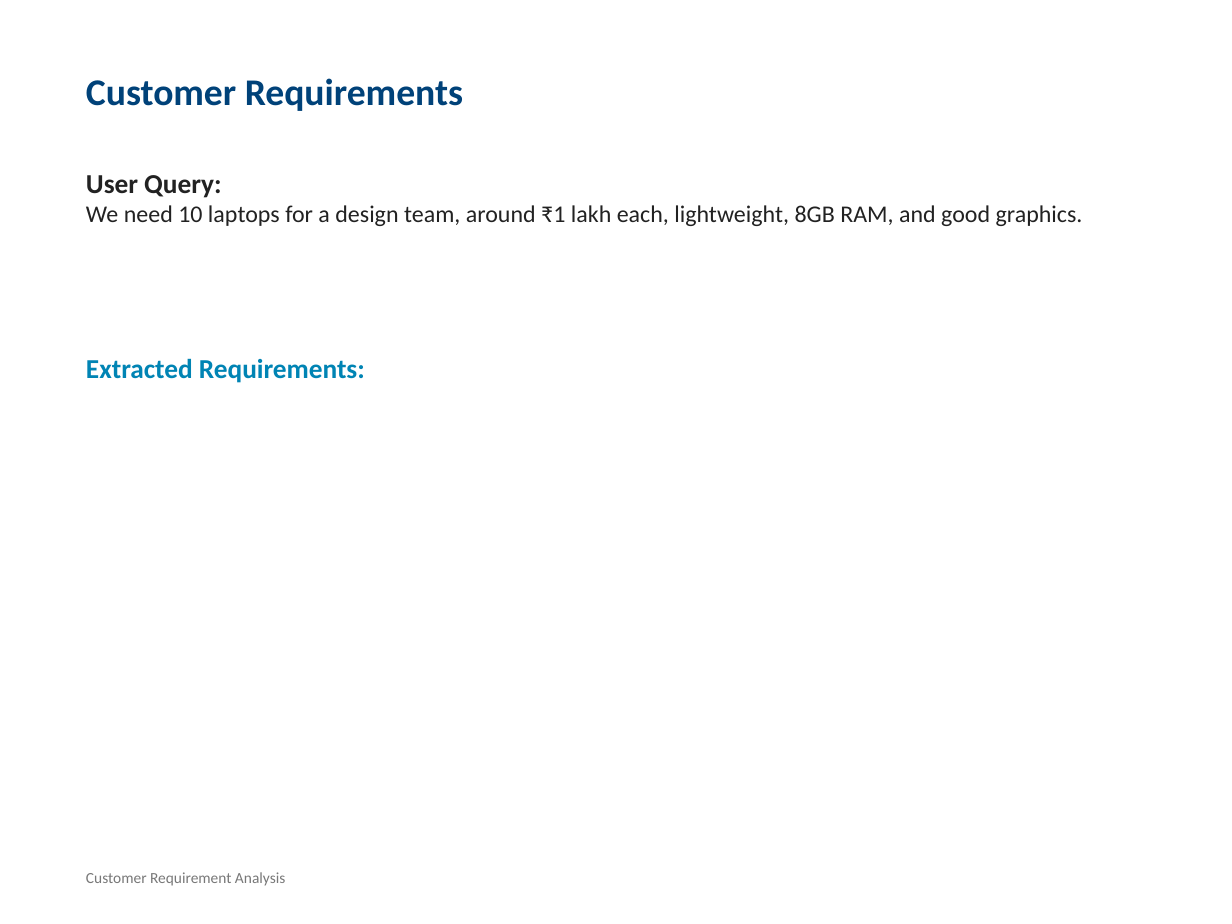
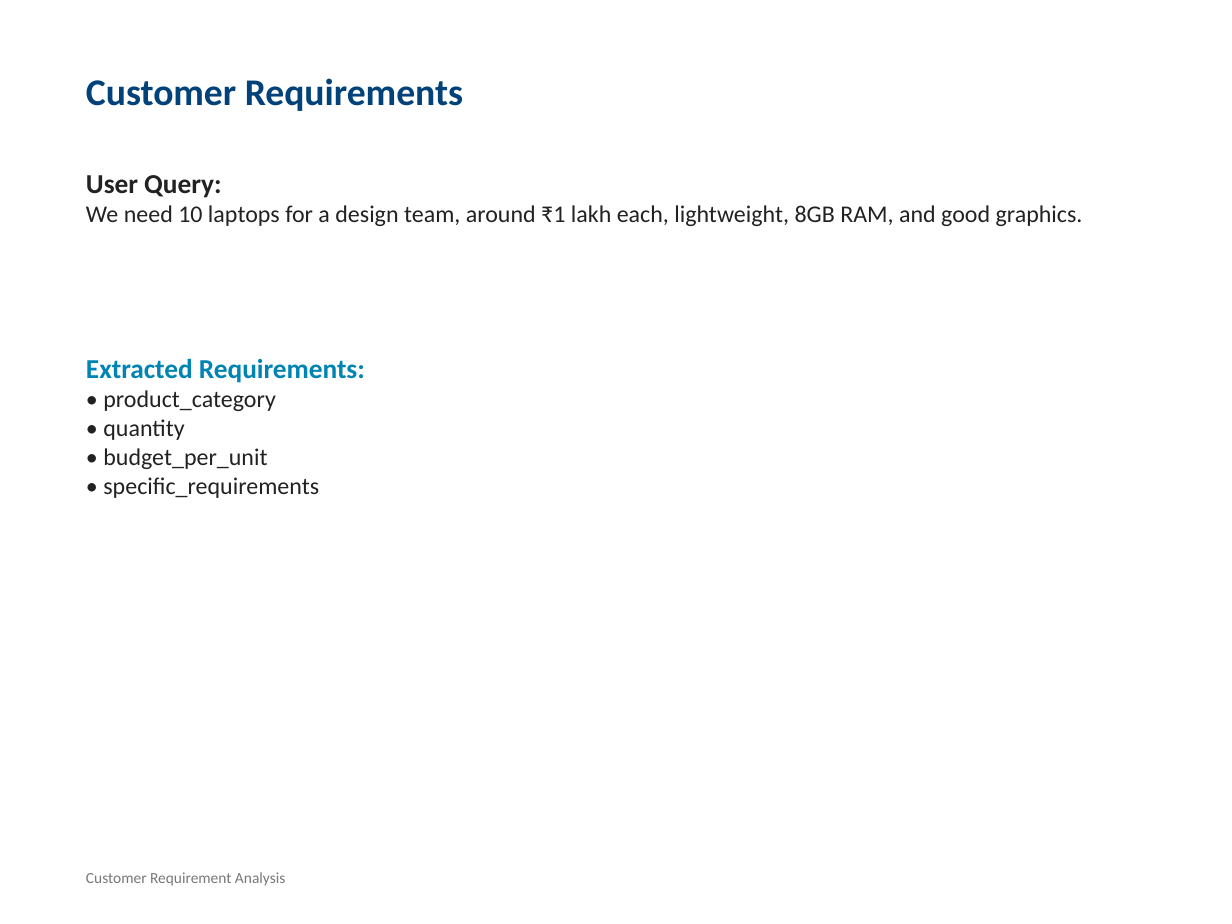
Before and after one commit to Abhinav-u2/hp-ai-deck-generator, a slide deck: slide 2 of HP_Proposal_Professional.pptx. Drawn at 1232x924 pixels with LibreOffice and Linux fonts; fonts in the diff are those of the drawing. Boxes give left, top, right and bottom in pixels: in the first picture for what was removed or moved away, otherwise in the second. Text is boxed around its words. In the diff, an @@ line names an element or a change of style, - is before the commit and + after.

```diff
--- a/HP_Proposal_Professional.pptx
+++ b/HP_Proposal_Professional.pptx
@@ text at box(103, 390, 319, 498): paragraphs added @@
+• product_category
+• quantity
+• budget_per_unit
+• specific_requirements
```
Also in this commit, not shown: 5 other slides changed, 2 slides added, 1 slide removed, 44 other files.
